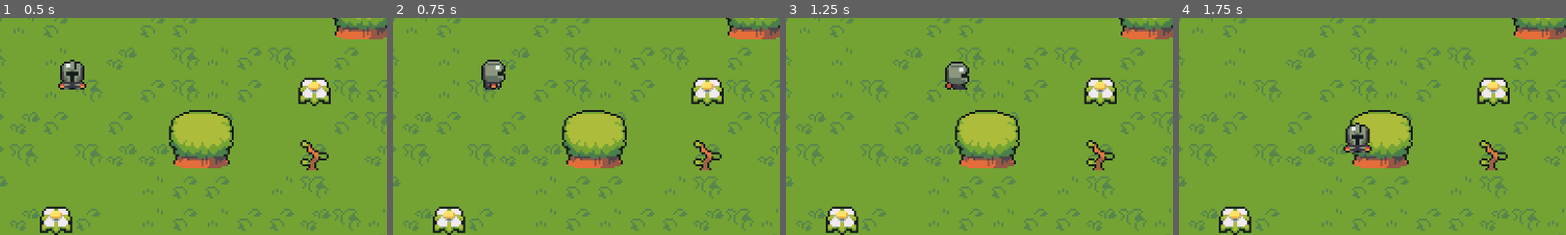
Above: before the commit, frames 1-4 (left to right).
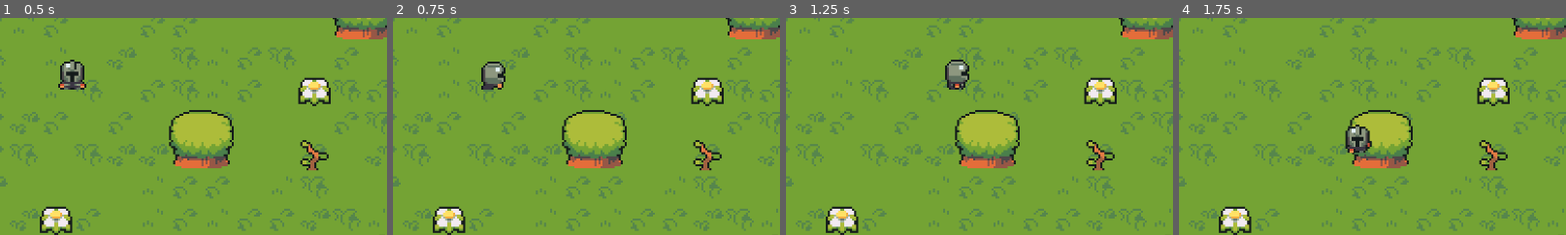
Above: after the commit, the same moments.

Repository: KawaProductions/BoyoRPG
Game: Godot game, scene res://maps/world.tscn
Two runs of this game, one before a commit and one after it. Both use one fixed random seed, a clock stepped at 60 frames per second and the inputs below.
Inputs:
- Up to frame 1 (0.5 s): no input
- Up to frame 2 (0.75 s): tap Enter at 0.5 s; hold Right (ui_right) from 0.53 s (still down)
- Up to frame 3 (1.25 s): keep holding Right (ui_right)
- Up to frame 4 (1.75 s): release Right (ui_right) at 1.28 s; hold Down (ui_down) from 1.28 s (still down)
The pictures show only the part of the screen within x 41-91%, y 37-87%; the shares and areas given below are measured in that part.

Frame 1 is identical in both runs. In frame 2, 0.4% of the frame differs, in the area x 22-30%, y 19-34%; in frame 3, 0.4%; in frame 4, 0.5%, in the area x 42-50%, y 48-63%.

Commit message:
Update player.tscn
- Updated animations to start with walking motion
- Causes issue with removing idle animation post-walk
  - Working on fix

Diff:
--- a/player/player.tscn
+++ b/player/player.tscn
@@ -69,7 +69,7 @@
 "times": PackedFloat32Array(0, 0.2, 0.4, 0.6),
 "transitions": PackedFloat32Array(1, 1, 1, 1),
 "update": 1,
-"values": [Vector2i(0, 0), Vector2i(0, 1), Vector2i(0, 2), Vector2i(0, 3)]
+"values": [Vector2i(0, 1), Vector2i(0, 2), Vector2i(0, 3), Vector2i(0, 0)]
 }
 
 [sub_resource type="Animation" id="Animation_lrx8u"]
@@ -87,7 +87,7 @@
 "times": PackedFloat32Array(0, 0.2, 0.4, 0.6),
 "transitions": PackedFloat32Array(1, 1, 1, 1),
 "update": 1,
-"values": [Vector2i(2, 0), Vector2i(2, 1), Vector2i(2, 2), Vector2i(2, 3)]
+"values": [Vector2i(2, 1), Vector2i(2, 2), Vector2i(2, 3), Vector2i(2, 0)]
 }
 
 [sub_resource type="Animation" id="Animation_ic4tr"]
@@ -105,7 +105,7 @@
 "times": PackedFloat32Array(0, 0.2, 0.4, 0.6),
 "transitions": PackedFloat32Array(1, 1, 1, 1),
 "update": 1,
-"values": [Vector2i(3, 0), Vector2i(3, 1), Vector2i(3, 2), Vector2i(3, 3)]
+"values": [Vector2i(3, 1), Vector2i(3, 2), Vector2i(3, 3), Vector2i(3, 0)]
 }
 
 [sub_resource type="Animation" id="Animation_43ax4"]
@@ -123,7 +123,7 @@
 "times": PackedFloat32Array(0, 0.2, 0.4, 0.6),
 "transitions": PackedFloat32Array(1, 1, 1, 1),
 "update": 1,
-"values": [Vector2i(1, 0), Vector2i(1, 1), Vector2i(1, 2), Vector2i(1, 3)]
+"values": [Vector2i(1, 1), Vector2i(1, 2), Vector2i(1, 3), Vector2i(1, 0)]
 }
 
 [sub_resource type="AnimationLibrary" id="AnimationLibrary_mvwde"]
